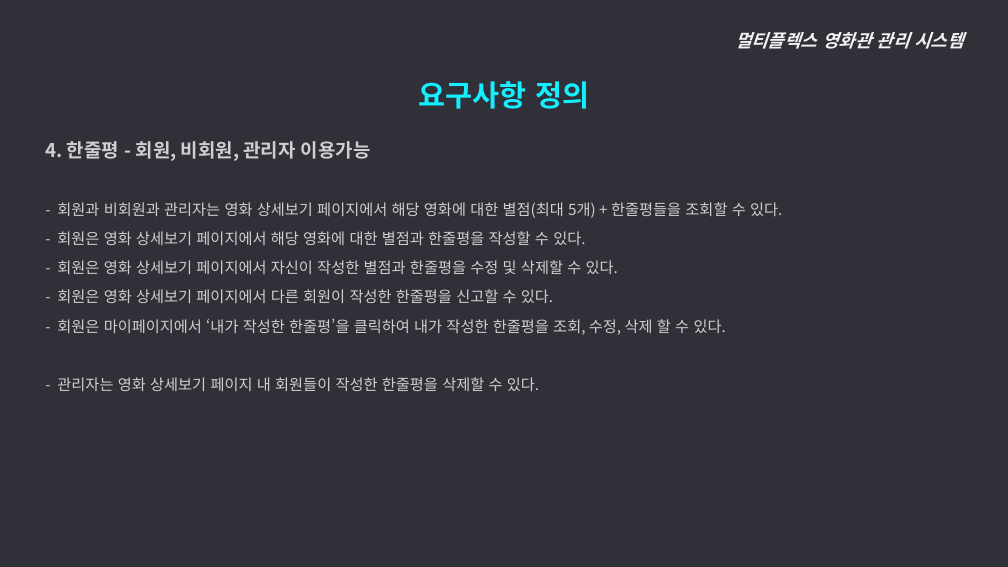
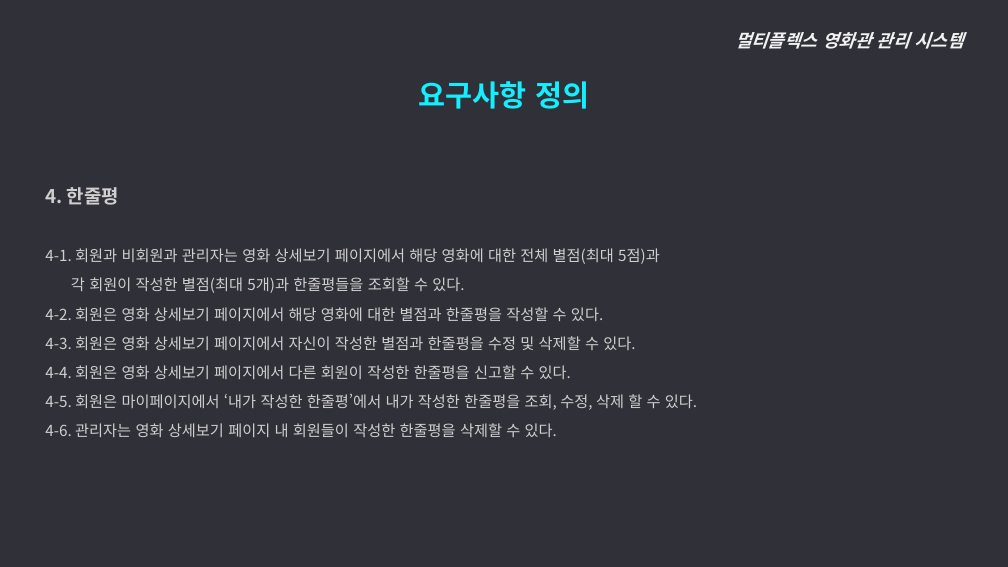
Before and after one commit to ywc-412/MultiplexTeamProject, a slide deck: slide 13 of 2조 시스템개요, 요구사항 정의.pptx (slide 12 before the commit). Drawn at 1008x567 pixels with LibreOffice and Linux fonts; fonts in the diff are those of the drawing. Boxes give left, top, right and bottom in pixels: in the first picture for what was removed or moved away, otherwise in the second. Text is boxed around its words. In the diff, an @@ line names an element or a change of style, - is before the commit and + after.

Commit message:
PPT, 요구사항정의 수정
메뉴구조도에서 할인정보 뺌

```diff
--- a/2조 시스템개요, 요구사항 정의.pptx
+++ b/2조 시스템개요, 요구사항 정의.pptx
@@ text at [45, 187, 697, 437]: text changed @@
-  4. 한줄평 - 회원, 비회원, 관리자 이용가능
-  - 회원과 비회원과 관리자는 영화 상세보기 페이지에서 해당 영화에 대한 별점(최대 5개) + 한줄평들을 조회할 수 있다.
-  - 회원은 영화 상세보기 페이지에서 해당 영화에 대한 별점과 한줄평을 작성할 수 있다.
-  - 회원은 영화 상세보기 페이지에서 자신이 작성한 별점과 한줄평을 수정 및 삭제할 수 있다.
-  - 회원은 영화 상세보기 페이지에서 다른 회원이 작성한 한줄평을 신고할 수 있다.
-  - 회원은 마이페이지에서 ‘내가 작성한 한줄평’을 클릭하여 내가 작성한 한줄평을 조회, 수정, 삭제 할 수 있다.
-  - 관리자는 영화 상세보기 페이지 내 회원들이 작성한 한줄평을 삭제할 수 있다.
+  4. 한줄평
+  4-1. 회원과 비회원과 관리자는 영화 상세보기 페이지에서 해당 영화에 대한 전체 별점(최대 5점)과
+  각 회원이 작성한 별점(최대 5개)과 한줄평들을 조회할 수 있다.
+  4-2. 회원은 영화 상세보기 페이지에서 해당 영화에 대한 별점과 한줄평을 작성할 수 있다.
+  4-3. 회원은 영화 상세보기 페이지에서 자신이 작성한 별점과 한줄평을 수정 및 삭제할 수 있다.
+  4-4. 회원은 영화 상세보기 페이지에서 다른 회원이 작성한 한줄평을 신고할 수 있다.
+  4-5. 회원은 마이페이지에서 ‘내가 작성한 한줄평’에서 내가 작성한 한줄평을 조회, 수정, 삭제 할 수 있다.
+  4-6. 관리자는 영화 상세보기 페이지 내 회원들이 작성한 한줄평을 삭제할 수 있다.
```
Also in this commit, not shown: 15 other slides changed, 1 slide added, 4 slides removed, 2 other files.
